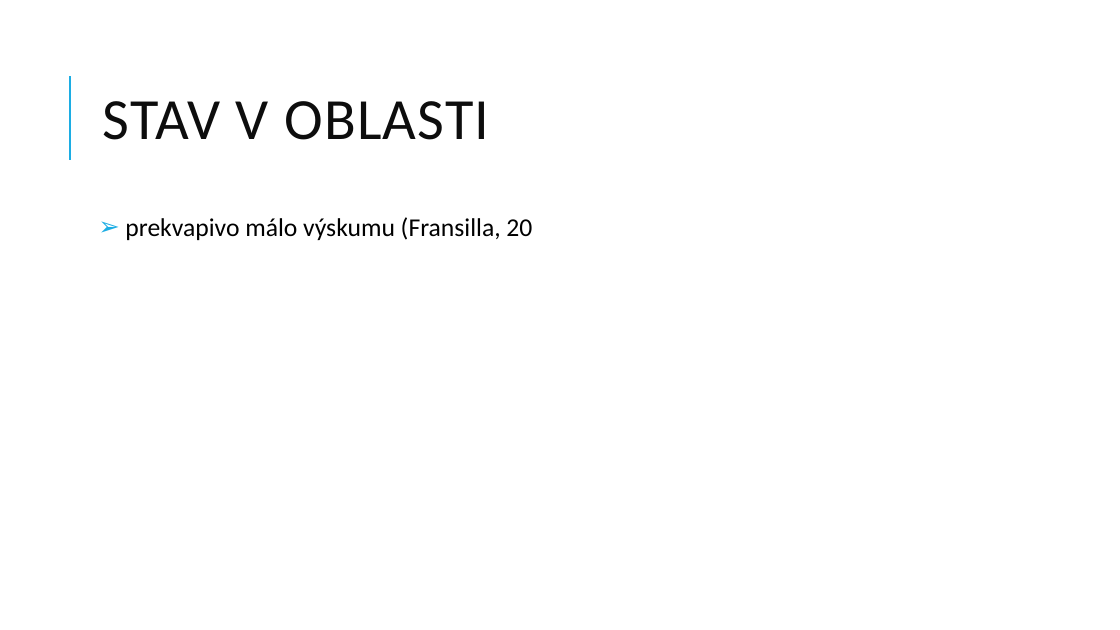
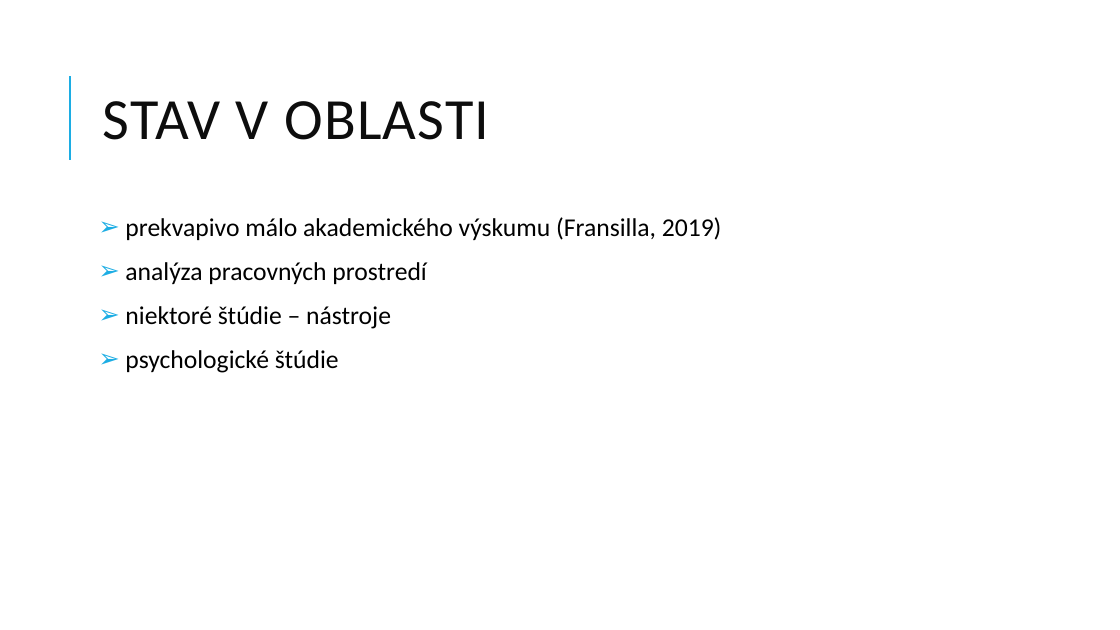
Before and after one commit to Plasmoxy/MIP_clanok, a slide deck: slide 4 of petrik_mip_present.pptx. Drawn at 1120x630 pixels with LibreOffice and Linux fonts; fonts in the diff are those of the drawing. Boxes give left, top, right and bottom in pixels: in the first picture for what was removed or moved away, otherwise in the second. Text is boxed around its words. In the diff, an @@ line names an element or a change of style, - is before the commit and + after.

```diff
--- a/petrik_mip_present.pptx
+++ b/petrik_mip_present.pptx
@@ text at (x1=125, y1=217, x2=722, y2=373): text changed @@
-➢ prekvapivo málo výskumu (Fransilla, 20
+➢ prekvapivo málo akademického výskumu (Fransilla, 2019)
+➢ analýza pracovných prostredí
+➢ niektoré štúdie – nástroje
+➢ psychologické štúdie
```
Also in this commit, not shown: 4 slides added, 1 other file.
